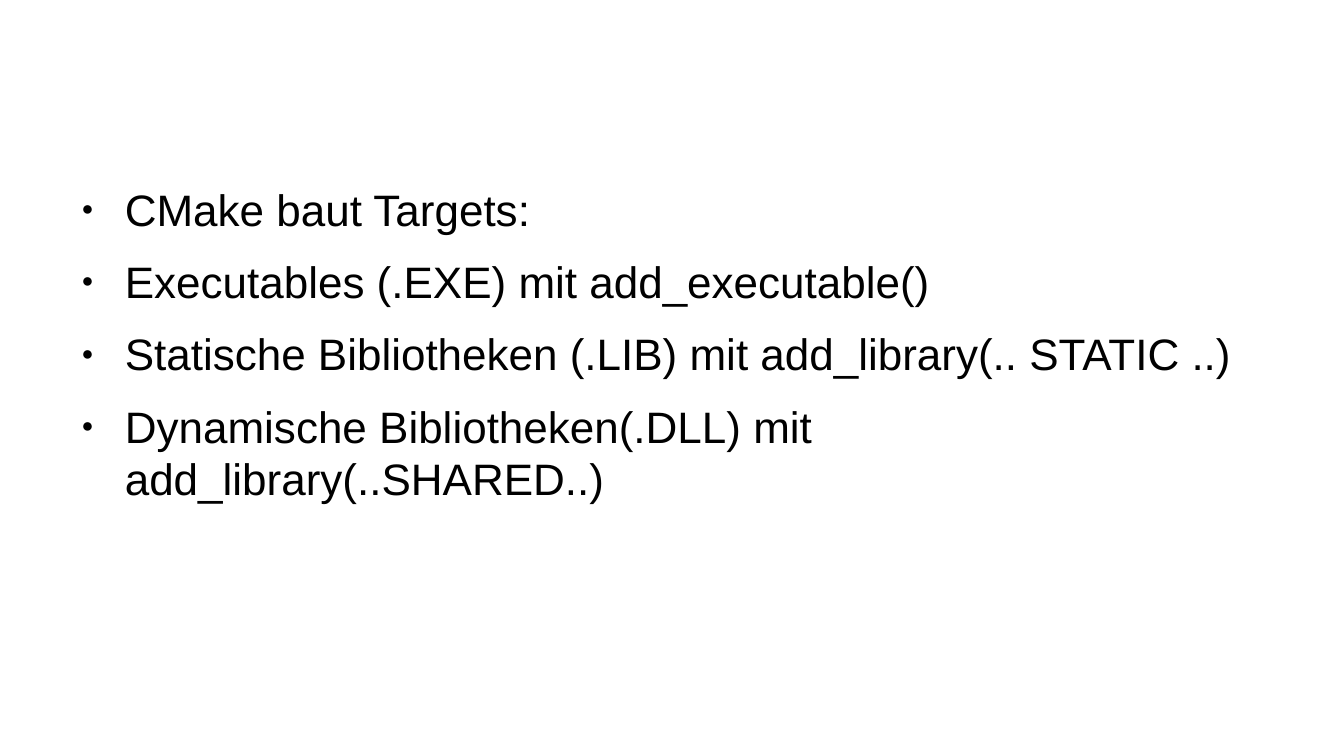
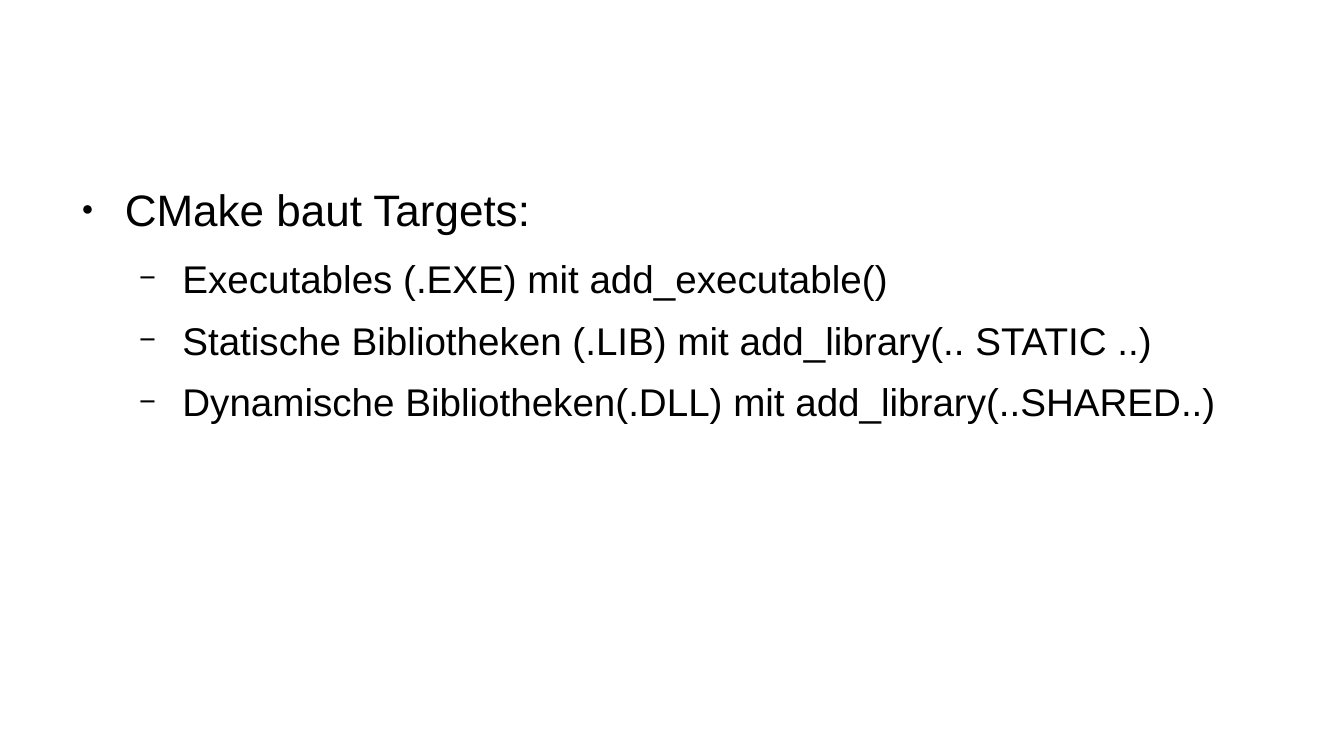
Before and after one commit to carstenkuckuk/CppUGBochum, a slide deck: slide 49 of doc/20180920_CppUGBochum_CI_Jenkins_CMake_GoogleTest.odp. Drawn at 1344x756 pixels with LibreOffice and Linux fonts; fonts in the diff are those of the drawing; background and template pictures are left out. Boxes give left, top, right and bottom in pixels: in the first picture for what was removed or moved away, otherwise in the second. Text is boxed around its words. In the diff, an @@ line names an element or a change of style, - is before the commit and + after.

```diff
--- a/doc/20180920_CppUGBochum_CI_Jenkins_CMake_GoogleTest.odp
+++ b/doc/20180920_CppUGBochum_CI_Jenkins_CMake_GoogleTest.odp
@@ text at (x1=182, y1=265, x2=1215, y2=424): size 26 to 22.8 pt in "Executables (.EXE) mit add_executable()", "Statische Bibliotheken (.LIB) mit add_library(.. STATIC ..)", "Dynamische Bibliotheken(.DLL) mit add_library(..SHARED..)"; bullet ● to −; list level 1 to 2 in "Executables (.EXE) mit add_executable()"; list level 1 to 2 in "Statische Bibliotheken (.LIB) mit add_library(.. ..."; list level 1 to 2 in "Dynamische Bibliotheken(.DLL) mit add_library(..SHARED..)" @@
```
Also in this commit, not shown: 13 other slides changed.
